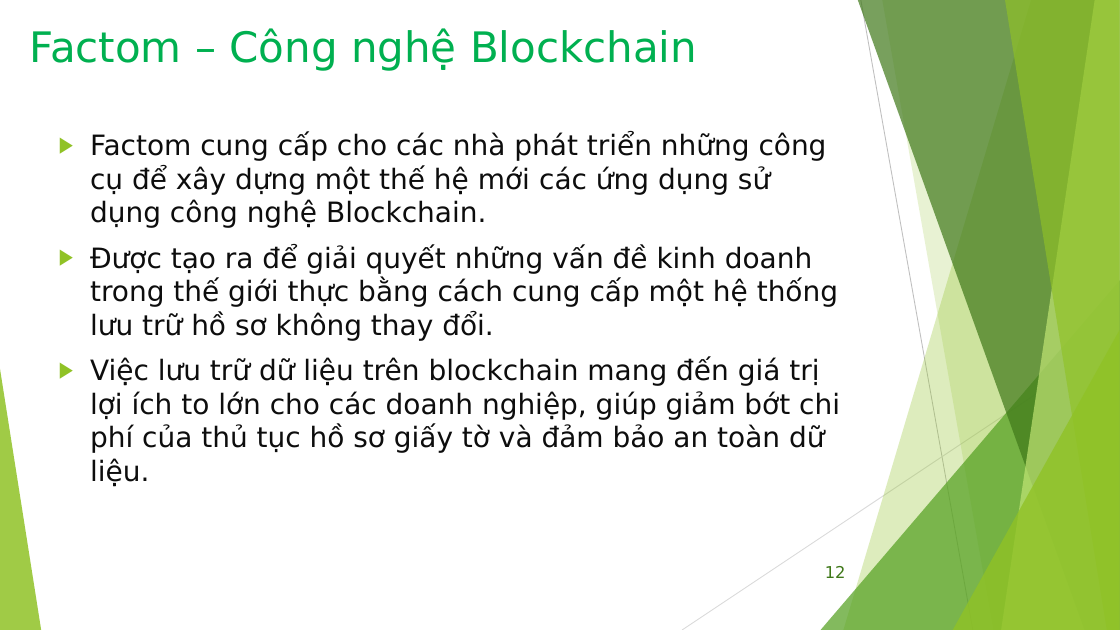
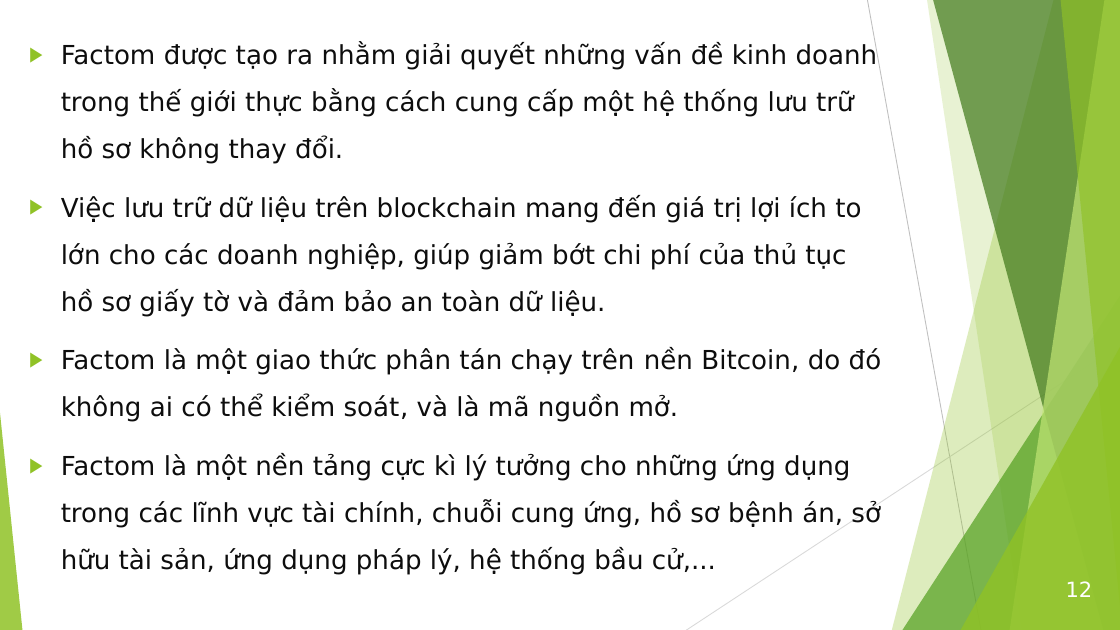
Before and after one commit to bku-blockchain/factom-research, a slide deck: slide 12 of docs/Factom_Intro_2.pptx. Drawn at 1120x630 pixels with LibreOffice and Linux fonts; fonts in the diff are those of the drawing. Boxes give left, top, right and bottom in pixels: in the first picture for what was removed or moved away, otherwise in the second. Text is boxed around its words. In the diff, an @@ line names an element or a change of style, - is before the commit and + after.

```diff
--- a/docs/Factom_Intro_2.pptx
+++ b/docs/Factom_Intro_2.pptx
@@ text "Factom được tạo ra nhằm ...": place and size @@
-text "Factom được tạo ra nhằm ..." at (90, 133, 840, 487)
+text "Factom được tạo ra nhằm ..." at (61, 43, 882, 574)
@@ title removed at (30, 28, 697, 71) @@
-Factom – Công nghệ Blockchain
@@ line moved from (861, 0) - (973, 630) to (868, 0) - (981, 630) @@
@@ freeform shape: place and size @@
-freeform shape at (844, 0, 1120, 630)
+freeform shape at (892, 0, 1120, 630)
@@ freeform shape: place and size @@
-freeform shape at (882, 0, 1120, 630)
+freeform shape at (928, 0, 1120, 630)
@@ freeform shape: place and size @@
-freeform shape at (858, 0, 1120, 630)
+freeform shape at (933, 0, 1120, 630)
@@ freeform shape: place and size @@
-freeform shape at (1002, 0, 1120, 630)
+freeform shape at (1010, 0, 1120, 630)
@@ freeform shape: place and size @@
-freeform shape at (1005, 0, 1120, 630)
+freeform shape at (1061, 0, 1120, 630)
@@ text at (61, 43, 878, 163): text changed; size 24 to 22.4 pt @@
-▶ Factom cung cấp cho các nhà phát triển những công cụ để xây dựng một thế hệ mới các ứng dụng sử dụng công nghệ Blockchain.
-▶ Được tạo ra để giải quyết những vấn đề kinh doanh trong thế giới thực bằng cách cung cấp một hệ thống lưu trữ hồ sơ không thay đổi.
+▶ Factom được tạo ra nhằm giải quyết những vấn đề kinh doanh trong thế giới thực bằng cách cung cấp một hệ thống lưu trữ hồ sơ không thay đổi.
@@ text at (61, 196, 861, 316): size 24 to 22.4 pt in "Việc lưu trữ dữ liệu trên blockchain ..."; line spacing 1 to 1.5 @@
@@ triangle: place and size @@
-triangle at (821, 280, 1120, 630)
+triangle at (902, 280, 1120, 630)
@@ text at (61, 349, 882, 574): paragraphs added @@
+▶ Factom là một giao thức phân tán chạy trên nền Bitcoin, do đó không ai có thể kiểm soát, và là mã nguồn mở.
+▶ Factom là một nền tảng cực kì lý tưởng cho những ứng dụng trong các lĩnh vực tài chính, chuỗi cung ứng, hồ sơ bệnh án, sở hữu tài sản, ứng dụng pháp lý, hệ thống bầu cử,...
@@ line moved from (1120, 339) - (682, 630) to (1120, 339) - (686, 630) @@
@@ triangle: place and size @@
-triangle at (953, 330, 1120, 630)
+triangle at (961, 330, 1120, 630)
@@ triangle: place and size @@
-triangle at (0, 369, 41, 630)
+triangle at (0, 369, 23, 630)
@@ page number: place and size @@
-page number at (825, 566, 846, 578)
+page number at (1066, 581, 1093, 597)
@@ page number at (1066, 581, 1093, 597): size 14 to 18 pt, text colour #3F7819 to #FFFFFF @@
```
Also in this commit, not shown: 32 other slides changed, 5 slides added, 15 slides removed.
